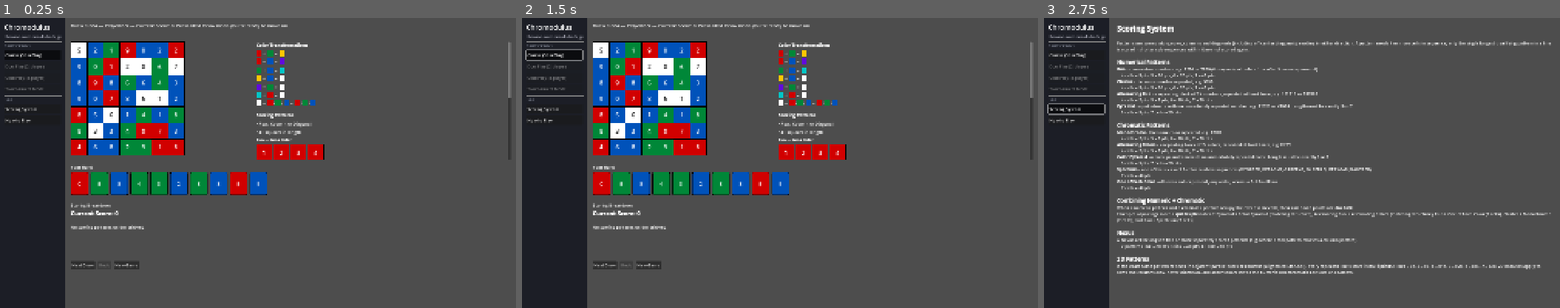
Above: before the commit, frames 1-3 (left to right).
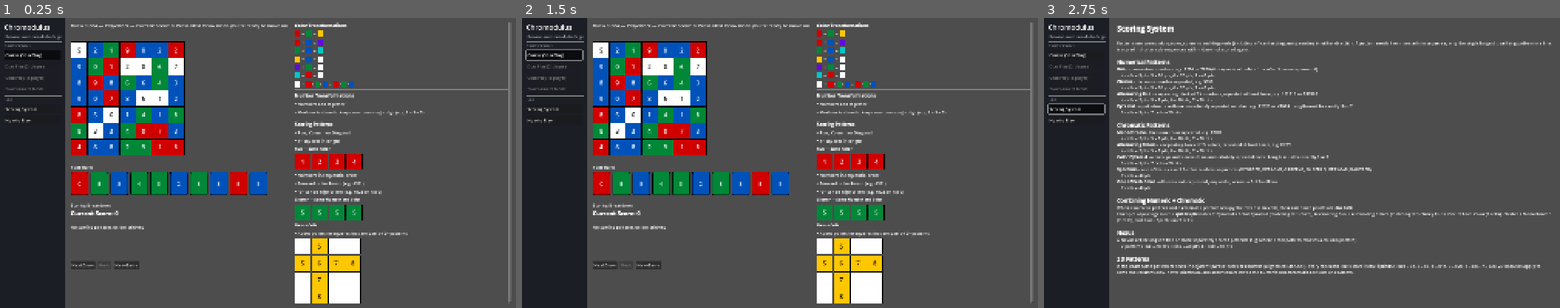
Above: after the commit, the same moments.

Repository: nadamcnada/chromodulus
Game: Godot game, scene res://scenes/Main.tscn
Same seed, same stepped clock (60 frames per second), same inputs: the game is played once before the commit and once after it.
Inputs:
- Up to frame 1 (0.25 s): no input
- Up to frame 2 (1.5 s): click "Classic (Solo Play)" at 0.5 s; click "Classic (Solo Play)" at 1.25 s
- Up to frame 3 (2.75 s): click "Scoring System" at 2 s

The runs differ from the first frame. In frame 1, 8.0% of the frame differs, in the area x 49-100%, y 1-99%; in frame 2, 8.0%; in frame 3, nothing differs.

Commit message:
Make reference panel a full-height right column; add Number Transformations
Restructures the game view as a top-level horizontal split: a left
column (status, board, hand, Scoring Breakdown, controls) sized to its
widest element, and the reference panel as a right column that now
spans the full height of the screen instead of being capped to the
board's height.

The hand's scroll area is now wide enough for a full 10-square hand
(740px), so it - not just the narrower board - drives the left column's
width. That guarantees the reference panel's left edge always starts to
the right of the player's hand rather than at a fixed offset from the
board.

Also adds a "Number Transformations" section between Color
Transformations and Scoring Patterns, noting that numbers add together
and wrap with modular arithmetic (e.g. 8 + 5 = 3).

Co-Authored-By: Claude Sonnet 5 <noreply@anthropic.com>
Claude-Session: https://claude.ai/code/session_01EmJQPRAF13311qStw37fYE

Diff:
--- a/scripts/ui/game_view.gd
+++ b/scripts/ui/game_view.gd
@@ -40,26 +40,26 @@
 	margin.add_theme_constant_override("margin_bottom", 16)
 	add_child(margin)
 
-	var root := VBoxContainer.new()
-	root.add_theme_constant_override("separation", 12)
-	margin.add_child(root)
+	var root_hbox := HBoxContainer.new()
+	root_hbox.add_theme_constant_override("separation", 24)
+	margin.add_child(root_hbox)
+
+	var left_col := VBoxContainer.new()
+	left_col.add_theme_constant_override("separation", 12)
+	root_hbox.add_child(left_col)
 
 	status_label = Label.new()
 	status_label.add_theme_font_size_override("font_size", 18)
-	root.add_child(status_label)
+	left_col.add_child(status_label)
 
 	hint_label = Label.new()
 	hint_label.add_theme_color_override("font_color", Color(0.75, 0.2, 0.2))
 	hint_label.autowrap_mode = TextServer.AUTOWRAP_WORD_SMART
-	root.add_child(hint_label)
-
-	var mid := HBoxContainer.new()
-	mid.add_theme_constant_override("separation", 24)
-	root.add_child(mid)
+	left_col.add_child(hint_label)
 
 	board_area = Control.new()
 	board_area.custom_minimum_size = Vector2(7 * 62 + 8, 7 * 62 + 8)
-	mid.add_child(board_area)
+	left_col.add_child(board_area)
 
 	var board_panel := PanelContainer.new()
 	var panel_sb := StyleBoxFlat.new()
@@ -88,16 +88,9 @@
 			grid_container.add_child(cell)
 			cells.append(cell)
 
-	var spacer := Control.new()
-	spacer.custom_minimum_size = Vector2(200, 0)
-	mid.add_child(spacer)
-
-	var reference_panel := _build_reference_panel()
-	mid.add_child(reference_panel)
-
 	var hand_panel := VBoxContainer.new()
 	hand_panel.add_theme_constant_override("separation", 8)
-	root.add_child(hand_panel)
+	left_col.add_child(hand_panel)
 
 	var hand_title := Label.new()
 	hand_title.text = "Your Hand"
@@ -105,7 +98,9 @@
 	hand_panel.add_child(hand_title)
 
 	var hand_scroll := ScrollContainer.new()
-	hand_scroll.custom_minimum_size = Vector2(0, 100)
+	# Wide enough for a full 10-square hand, so the hand's own width (not
+	# just the board's) drives how far right the reference panel starts.
+	hand_scroll.custom_minimum_size = Vector2(740, 100)
 	hand_scroll.horizontal_scroll_mode = ScrollContainer.SCROLL_MODE_AUTO
 	hand_scroll.vertical_scroll_mode = ScrollContainer.SCROLL_MODE_DISABLED
 	hand_panel.add_child(hand_scroll)
@@ -115,11 +110,11 @@
 	hand_scroll.add_child(hand_row)
 
 	var score_panel := _build_score_panel()
-	root.add_child(score_panel)
+	left_col.add_child(score_panel)
 
 	var controls := HBoxContainer.new()
 	controls.add_theme_constant_override("separation", 10)
-	root.add_child(controls)
+	left_col.add_child(controls)
 
 	next_draw_btn = Button.new()
 	next_draw_btn.text = "Next Draw"
@@ -147,6 +142,9 @@
 	new_game_btn.pressed.connect(_on_new_game_pressed)
 	controls.add_child(new_game_btn)
 
+	var reference_panel := _build_reference_panel()
+	root_hbox.add_child(reference_panel)
+
 
 func _build_score_panel() -> Control:
 	var box := VBoxContainer.new()
@@ -178,10 +176,11 @@
 func _build_reference_panel() -> Control:
 	var outer := VBoxContainer.new()
 	outer.size_flags_horizontal = Control.SIZE_EXPAND_FILL
+	outer.size_flags_vertical = Control.SIZE_EXPAND_FILL
 	outer.custom_minimum_size = Vector2(380, 0)
 
 	var scroll := ScrollContainer.new()
-	scroll.custom_minimum_size = Vector2(0, 7 * 62 + 8)
+	scroll.size_flags_vertical = Control.SIZE_EXPAND_FILL
 	scroll.horizontal_scroll_mode = ScrollContainer.SCROLL_MODE_DISABLED
 	outer.add_child(scroll)
 
@@ -202,6 +201,11 @@
 	]
 	for spec in transforms:
 		content.add_child(_transform_row(spec[0], spec[1], spec[2]))
+
+	content.add_child(HSeparator.new())
+	content.add_child(_rich_title("Number Transformations"))
+	content.add_child(_bullet("Numbers add together"))
+	content.add_child(_bullet("Modular Arithmetic keeps numbers single digit (e.g. 8 + 5 = 3)"))
 
 	content.add_child(HSeparator.new())
 	content.add_child(_rich_title("Scoring Patterns"))
